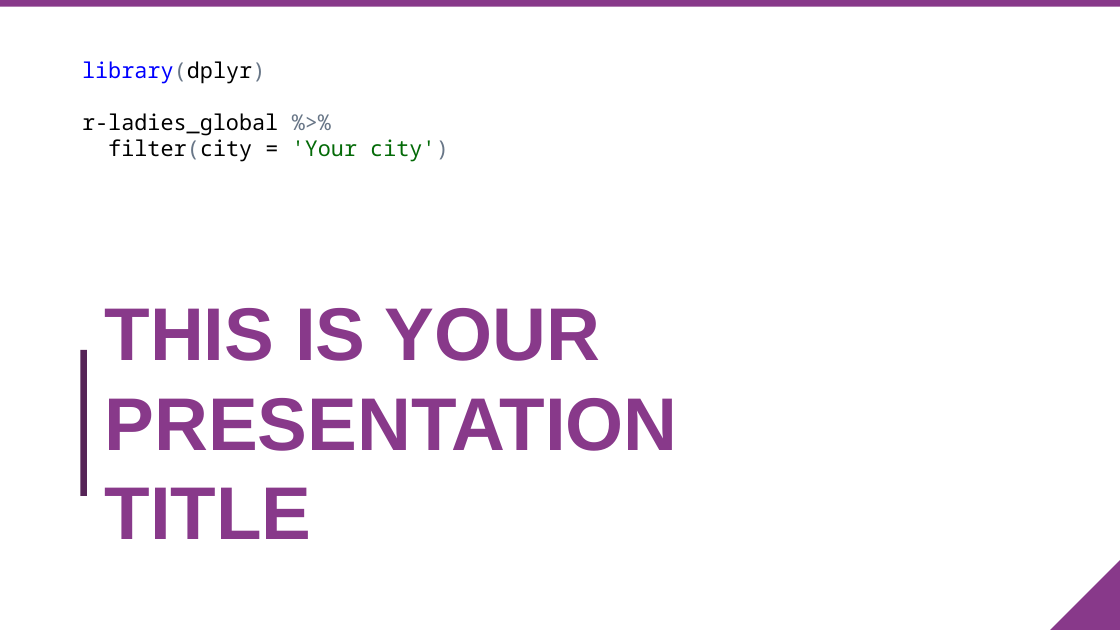
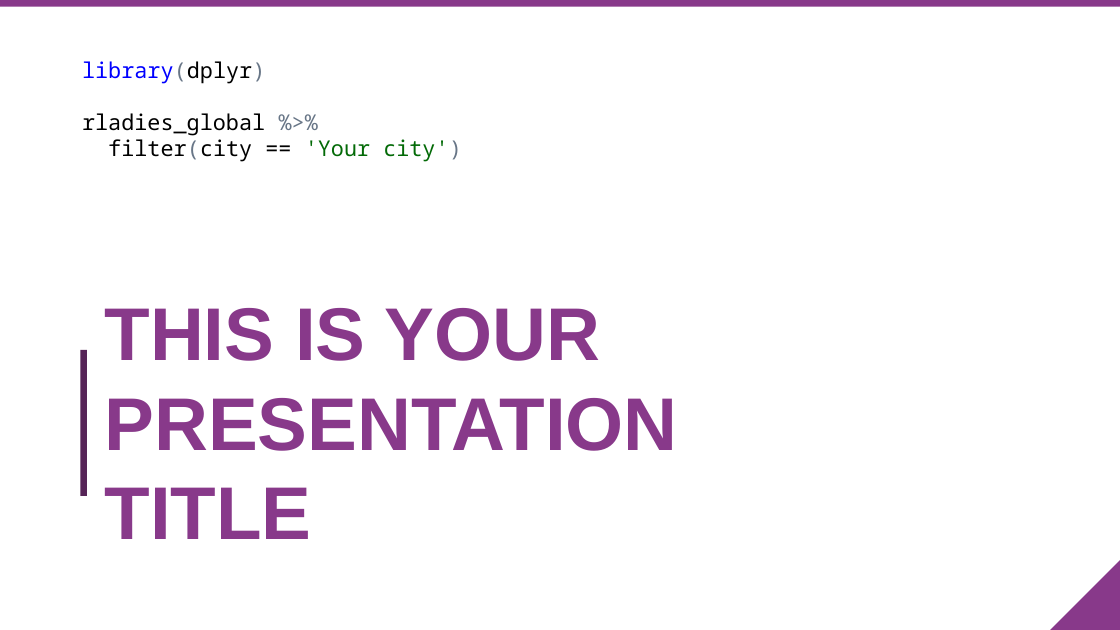
Before and after one commit to rladies/starter-kit, a slide deck: slide 1 of templates/R-Ladies Global PowerPoint template.pptx. Drawn at 1120x630 pixels with LibreOffice and Linux fonts; fonts in the diff are those of the drawing; background and template pictures are left out. Boxes give left, top, right and bottom in pixels: in the first picture for what was removed or moved away, otherwise in the second. Text is boxed around its words. In the diff, an @@ line names an element or a change of style, - is before the commit and + after.

Commit message:
updated template

```diff
--- a/templates/R-Ladies Global PowerPoint template.pptx
+++ b/templates/R-Ladies Global PowerPoint template.pptx
@@ text at [82,113,462,162]: text changed @@
-r-ladies_global %>%
-filter(city = 'Your city')
+rladies_global %>%
+filter(city == 'Your city')
```
